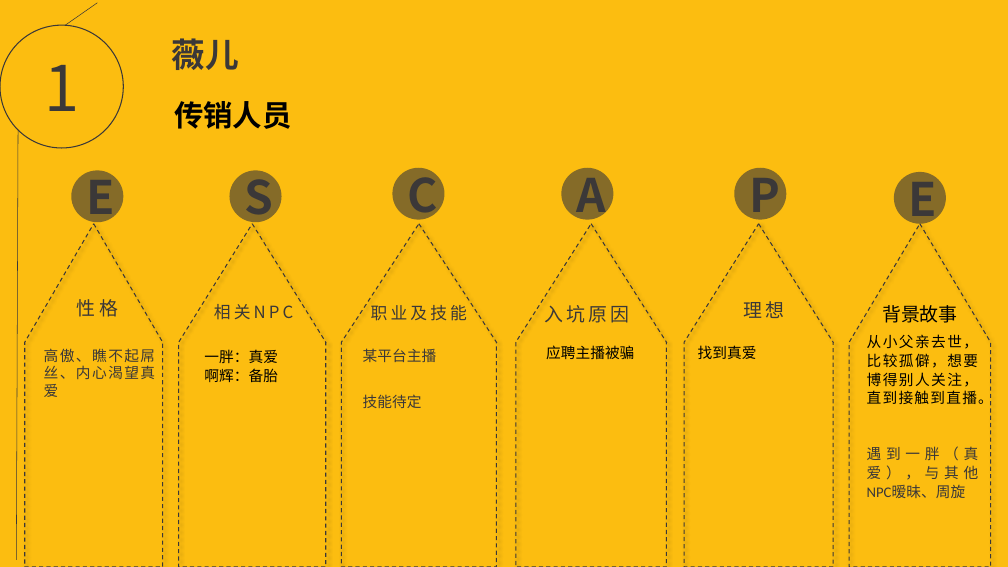
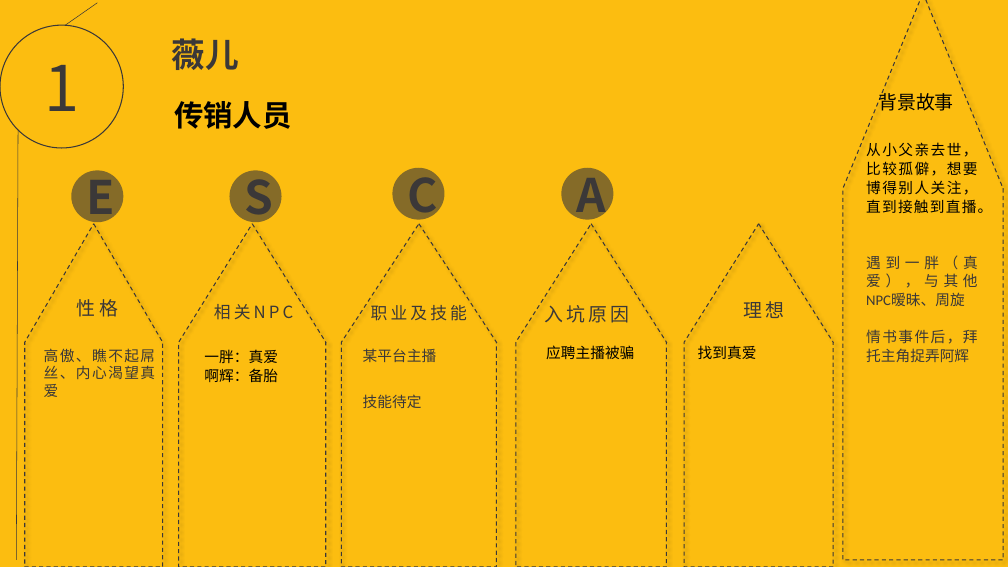
Before and after one commit to EscapeChuanxiao/ChuanXiao, a slide deck: slide 1 of escape.pptx. Drawn at 1008x567 pixels with LibreOffice and Linux fonts; fonts in the diff are those of the drawing; background and template pictures are left out. Boxes give left, top, right and bottom in pixels: in the first picture for what was removed or moved away, otherwise in the second. Text is boxed around its words. In the diff, an @@ line names an element or a change of style, - is before the commit and + after.

```diff
--- a/escape.pptx
+++ b/escape.pptx
@@ freeform shape: place and size @@
-freeform shape at box(849, 224, 991, 567)
+freeform shape at box(843, 0, 1003, 560)
@@ text "背景故事" rewrapped from box(882, 305, 958, 323) to box(878, 89, 954, 111) @@
@@ text "从小父亲去世，比较孤僻，想要博得别人关注，直到接触到直播。": place and size @@
-text "从小父亲去世，比较孤僻，想要博得别人关注，直到接触到直播。" at box(867, 334, 993, 498)
+text "从小父亲去世，比较孤僻，想要博得别人关注，直到接触到直播。" at box(866, 142, 992, 362)
@@ ellipse removed at box(734, 168, 786, 220) @@
-P
@@ ellipse removed at box(894, 172, 946, 224) @@
-E
@@ text at box(866, 329, 978, 362): paragraph added @@
+情书事件后，拜托主角捉弄阿辉
```
